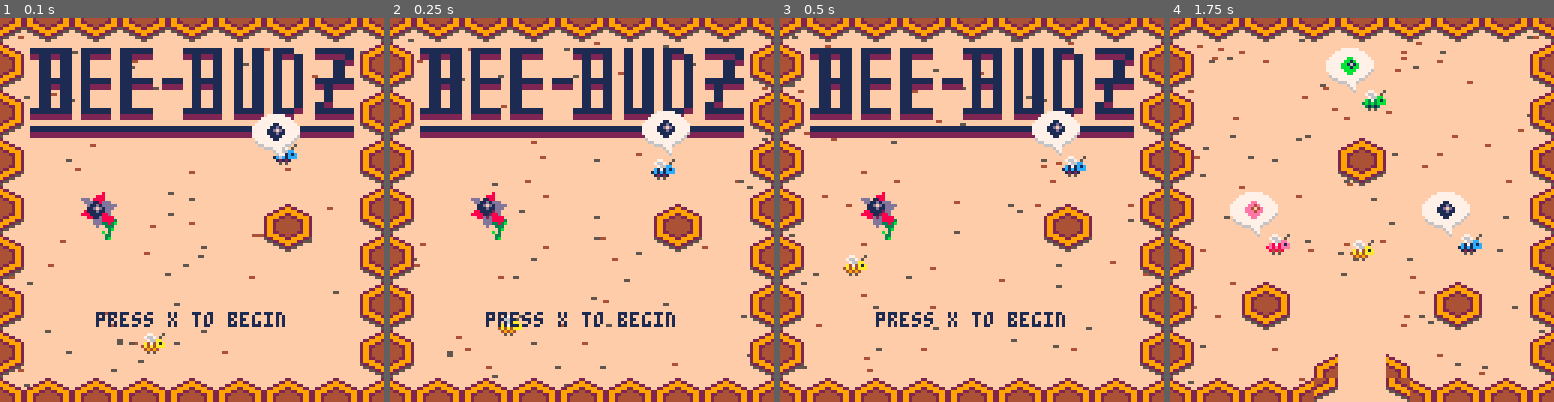
Above: before the commit, frames 1-4 (left to right).
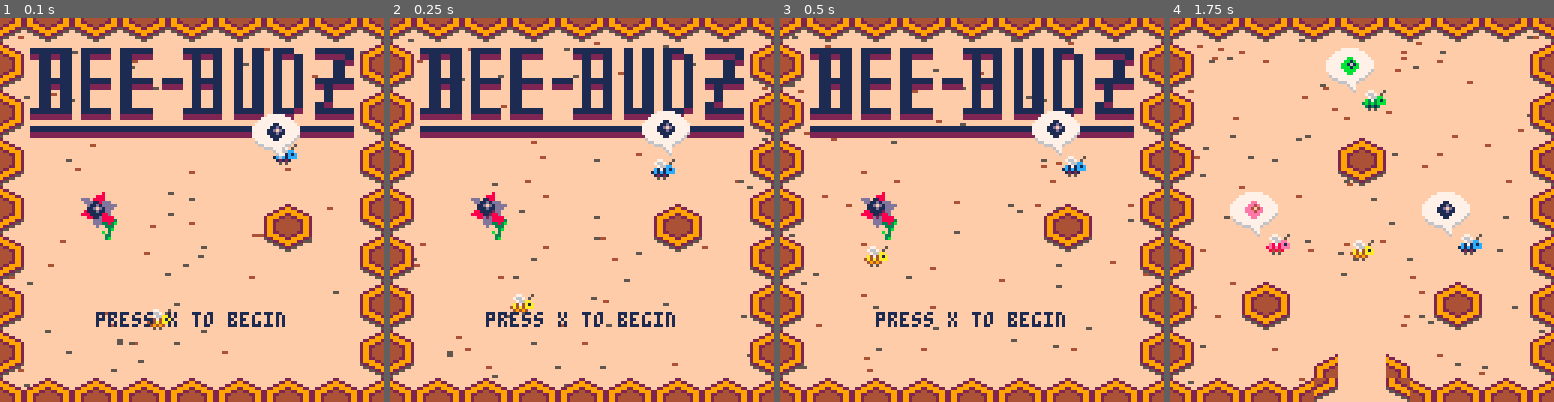
Above: after the commit, the same moments.

Repository: global-game-jam-2019-team/the_letter_bee
Game: PICO-8 cartridge the_letter_bee.p8
Two runs of this game, one before a commit and one after it. Both use one fixed random seed, a clock stepped at 60 frames per second and the inputs below.
Inputs:
- Up to frame 1 (0.1 s): no input
- Up to frame 2 (0.25 s): no input
- Up to frame 3 (0.5 s): tap O (Z key) at 0.33 s
- Up to frame 4 (1.75 s): tap O (Z key) at 0.7, 1.43 s; tap X (X key) at 1.07 s

The runs differ from the first frame. In frame 1, 0.4% of the frame differs, in the area x 36-45%, y 75-88%; in frame 2, 0.4%; in frame 3, 0.4%, in the area x 16-29%, y 59-68%; in frame 4, nothing differs.

Commit message:
cardioid

Diff:
--- a/the_letter_bee.p8
+++ b/the_letter_bee.p8
@@ -1013,7 +1013,7 @@
   _draw = _draw_title
 end
 
-cardioid_loop = euf_rose_xy{n=1,d=3,r=46,r_x=46,f_cycle=-30*3,rotate=-0.25}
+cardioid_loop = euf_rose_xy{n=1,d=3,r=38,r_x=38,f_cycle=-30*3,rotate=-0.25}
 
 function _update_title()
   t = (t + 1) % 32767
